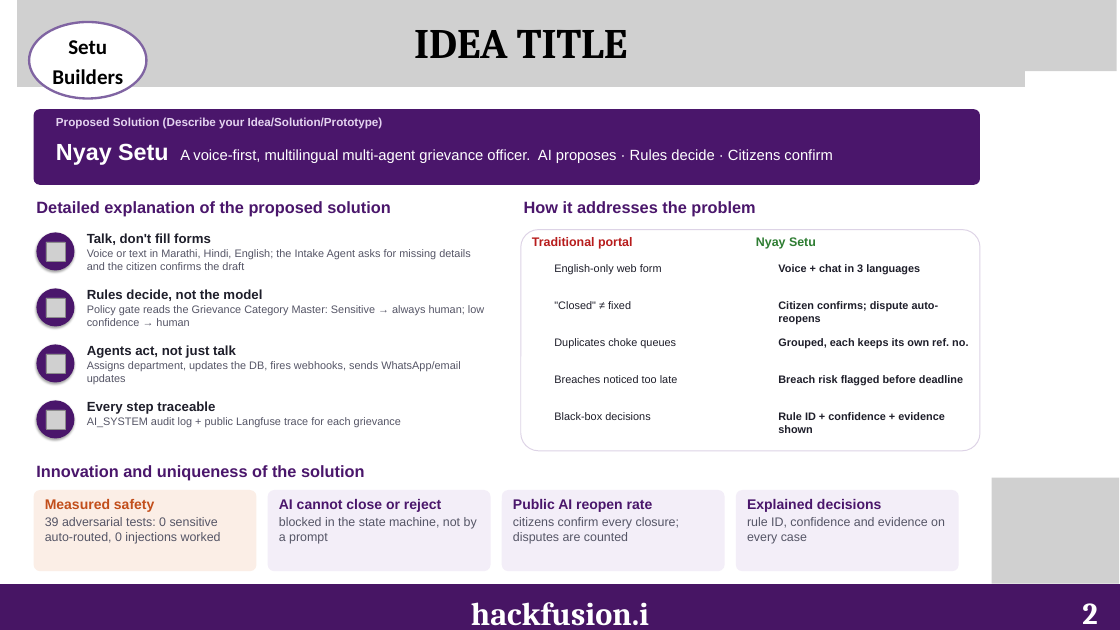
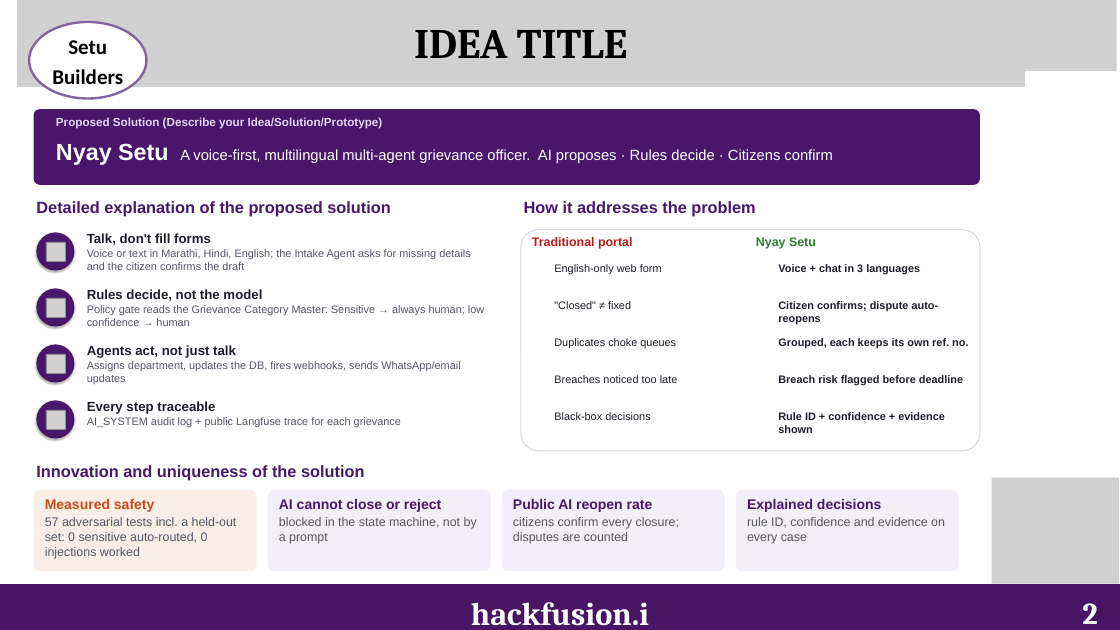
Before and after one commit to mahak867/setu-builders, a slide deck: slide 2 of docs/round1/Setu_Builders_HackFusion4.pptx. Drawn at 1120x630 pixels with LibreOffice and Linux fonts; fonts in the diff are those of the drawing; grey boxes stand for pictures; background and template pictures are left out. Boxes give left, top, right and bottom in pixels: in the first picture for what was removed or moved away, otherwise in the second. Text is boxed around its words. In the diff, an @@ line names an element or a change of style, - is before the commit and + after.

Commit message:
Round 1 deck and abstract: LLM-led intake, held-out results, registration ID

```diff
--- a/docs/round1/Setu_Builders_HackFusion4.pptx
+++ b/docs/round1/Setu_Builders_HackFusion4.pptx
@@ text at [45, 517, 237, 559]: text changed @@
-39 adversarial tests: 0 sensitive auto-routed, 0 injections worked
+57 adversarial tests incl. a held-out set: 0 sensitive auto-routed, 0 injections worked
```
Also in this commit, not shown: 4 other slides changed, 2 other files.
